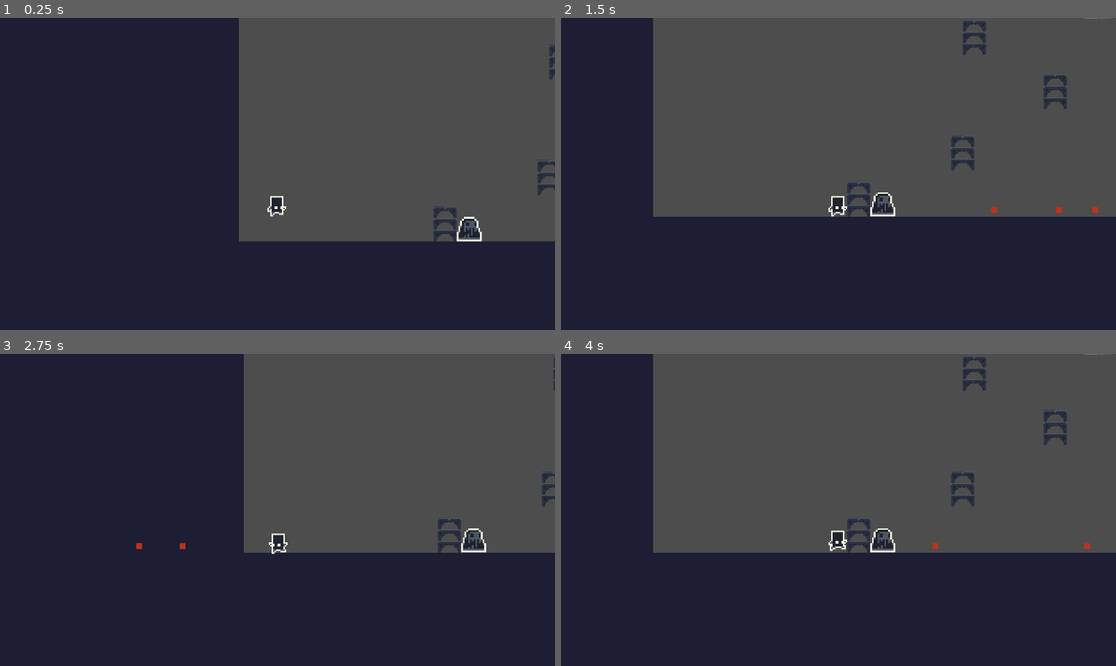
Above: before the commit, frames 1-4 (two rows, left to right).
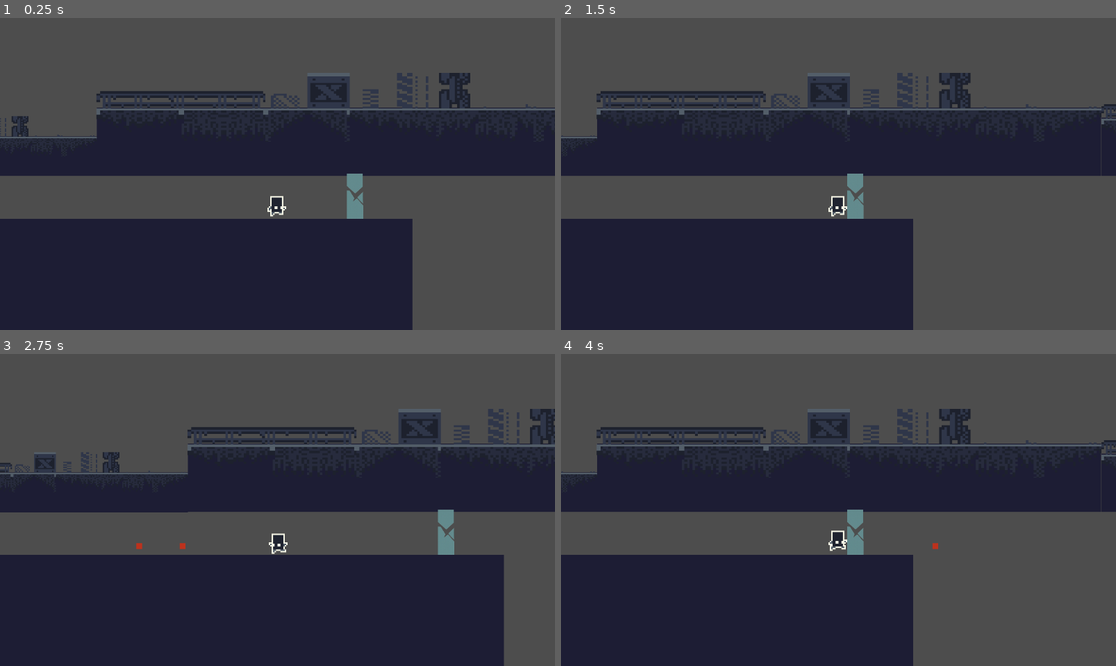
Above: after the commit, the same moments.

Repository: Varreaux/W3Game
Game: Godot game, scene res://main.tscn
Same seed, same stepped clock (60 frames per second), same inputs: the game is played once before the commit and once after it.
Inputs:
- Up to frame 1 (0.25 s): no input
- Up to frame 2 (1.5 s): tap Enter (ui_accept) at 0.5, 0.77, 1.07 s; hold Right (ui_right) from 0.53 s (still down); tap Space (ui_select) at 0.6 s; tap T (toggle_weapon, bound only after the commit) at 0.8, 1.35 s
- Up to frame 3 (2.75 s): tap Enter (ui_accept) at 1.52, 1.55, 1.82, 2.1 s; release Right (ui_right) at 2.03 s; hold Left (ui_left) from 2.03 s (still down); tap Space (ui_select) at 2.3 s
- Up to frame 4 (4 s): release Left (ui_left) at 2.78 s; hold Right (ui_right) from 2.78 s (still down); tap Space (ui_select) at 2.85 s; tap Enter (ui_accept) at 3.02, 3.32, 3.77, 3.8 s; tap T (toggle_weapon, bound only after the commit) at 3.05, 3.6 s

The runs differ from the first frame. In frame 1, 44% of the frame differs, in the area x 0-100%, y 0-100%; in frame 2, 43%; in frame 3, 40%; in frame 4, 43%.

Commit message:
changing weapons and checkpoint

Diff:
--- a/enemy.gd
+++ b/enemy.gd
@@ -37,7 +37,7 @@
 func _on_hurtbox_body_entered(body: Node2D) -> void:
 	print("Entered by:", body.name)
 	if body.name == "Player":
-		print("you died")
+		body.die()
 
 
 
--- a/gun.gd
+++ b/gun.gd
@@ -14,5 +14,6 @@
 
 func _on_body_entered(body: Node2D) -> void:
 	if body.name == "Player":
+		body.current_weapon = body.Weapon.GUN
 		body.has_gun = true
 		queue_free()  # Remove the gun from the scene
--- /dev/null
+++ b/main.gd
@@ -0,0 +1,21 @@
+extends Node2D
+
+
+# Called when the node enters the scene tree for the first time.
+func _ready() -> void:
+	pass # Replace with function body.
+
+
+# Called every frame. 'delta' is the elapsed time since the previous frame.
+func _process(delta: float) -> void:
+	pass
+
+#var spawn_position: Vector2z
+
+func _on_checkpoint_body_entered(body: Node2D) -> void:
+	if body.name == "Player":
+		body.spawn_position = body.global_position
+		$CheckpointLabel.visible = true
+		await get_tree().create_timer(2.0).timeout  # waits 2 seconds
+		$CheckpointLabel.visible = false
+		print("Checkpoint reached!")
--- a/main.tscn
+++ b/main.tscn
@@ -1,6 +1,7 @@
-[gd_scene load_steps=15 format=3 uid="uid://wwbqbws515pt"]
+[gd_scene load_steps=17 format=3 uid="uid://wwbqbws515pt"]
 
 [ext_resource type="PackedScene" uid="uid://cq2cov84cq0s1" path="res://player.tscn" id="1_3pe8w"]
+[ext_resource type="Script" path="res://main.gd" id="1_46qwt"]
 [ext_resource type="PackedScene" uid="uid://dcst2x8q5jyg2" path="res://breakable_door.tscn" id="2_12cy2"]
 [ext_resource type="PackedScene" uid="uid://b788vxeh7ug22" path="res://regular_wall.tscn" id="4_3ijgk"]
 [ext_resource type="PackedScene" uid="uid://c6lhuspcu3v85" path="res://gun.tscn" id="4_aheta"]
@@ -27,7 +28,11 @@
 [sub_resource type="RectangleShape2D" id="RectangleShape2D_t213a"]
 size = Vector2(27, 779)
 
+[sub_resource type="CircleShape2D" id="CircleShape2D_8hara"]
+radius = 17.8885
+
 [node name="main" type="Node2D"]
+script = ExtResource("1_46qwt")
 
 [node name="floor" type="StaticBody2D" parent="."]
 
@@ -181,7 +186,7 @@
 metadata/_edit_use_anchors_ = true
 
 [node name="Player" parent="." instance=ExtResource("1_3pe8w")]
-position = Vector2(1272, 816)
+position = Vector2(1032, 80)
 
 [node name="gun" parent="." instance=ExtResource("4_aheta")]
 position = Vector2(1848, 568)
@@ -233,6 +238,9 @@
 [node name="box_stand5" parent="all boxes" instance=ExtResource("6_hitre")]
 position = Vector2(440, 592)
 
+[node name="box_stand6" parent="all boxes" instance=ExtResource("6_hitre")]
+position = Vector2(624, 552)
+
 [node name="Control" type="Control" parent="."]
 layout_mode = 3
 anchors_preset = 0
@@ -240,12 +248,28 @@
 offset_bottom = 40.0
 
 [node name="breakable_door" parent="Control" instance=ExtResource("2_12cy2")]
-position = Vector2(1192, 56)
+position = Vector2(1128, 56)
 
 [node name="breakable_door2" parent="Control" instance=ExtResource("2_12cy2")]
-position = Vector2(1880, 599)
-rotation = 1.5682
+position = Vector2(1808, 528)
+rotation = 0.00156689
 
 [node name="enemy" parent="." instance=ExtResource("8_leuy2")]
 position = Vector2(1552, 875)
 scale = Vector2(2.47663, 2.59741)
+
+[node name="checkpoint" type="Area2D" parent="."]
+
+[node name="CollisionShape2D" type="CollisionShape2D" parent="checkpoint"]
+position = Vector2(1192, 96)
+shape = SubResource("CircleShape2D_8hara")
+
+[node name="CheckpointLabel" type="Label" parent="."]
+visible = false
+offset_left = 1232.0
+offset_top = 72.0
+offset_right = 1394.0
+offset_bottom = 95.0
+text = "Checkpoint Reached!"
+
+[connection signal="body_entered" from="checkpoint" to="." method="_on_checkpoint_body_entered"]
--- a/player.gd
+++ b/player.gd
@@ -9,12 +9,21 @@
 var has_gun := true
 var has_sword := true
 
+enum Weapon { NONE, GUN, SWORD }
+var current_weapon = Weapon.NONE
+
 # Get the gravity from the project settings to be synced with RigidBody nodes.
 var gravity: int = ProjectSettings.get_setting("physics/2d/default_gravity")
 var facing_dir := Vector2.RIGHT  # Default direction
+var spawn_position := Vector2.ZERO
+
+func _ready():
+	spawn_position = global_position
 
 func die():
 	print("dead!")
+	global_position = spawn_position
+	velocity = Vector2.ZERO  # Stop movement
 
 func _physics_process(delta: float) -> void:
 	# Add the gravity.
@@ -47,13 +56,23 @@
 		facing_dir = Vector2.LEFT
 		get_node("AnimatedSprite2D").flip_h = true
 
-	if has_gun and Input.is_action_just_pressed("ui_accept"):  # space key by default
+
+	if Input.is_action_just_pressed("toggle_weapon"):
+		if has_gun and has_sword:
+			current_weapon = Weapon.GUN if current_weapon == Weapon.SWORD else Weapon.SWORD
+			#print("Switched to:", current_weapon == Weapon.GUN ? "Gun" : "Sword")
+		elif has_gun:
+			current_weapon = Weapon.GUN
+		elif has_sword:
+			current_weapon = Weapon.SWORD
+
+	if current_weapon == Weapon.GUN and Input.is_action_just_pressed("ui_accept"):  # space key by default
 		var bullet = bullet_scene.instantiate()
 		bullet.global_position = global_position
 		bullet.direction = facing_dir.normalized()
 		get_tree().current_scene.add_child(bullet)
 
-	if has_sword and Input.is_action_just_pressed("ui_select"):  # Example: Z key
+	if current_weapon == Weapon.SWORD and Input.is_action_just_pressed("ui_select"):  # Example: Z key
 		if sword_scene:
 			var sword = sword_scene.instantiate()
 			if facing_dir.x < 0:
--- a/project.godot
+++ b/project.godot
@@ -15,6 +15,14 @@
 config/features=PackedStringArray("4.2", "GL Compatibility")
 config/icon="res://icon.svg"
 
+[input]
+
+toggle_weapon={
+"deadzone": 0.5,
+"events": [Object(InputEventKey,"resource_local_to_scene":false,"resource_name":"","device":-1,"window_id":0,"alt_pressed":false,"shift_pressed":false,"ctrl_pressed":false,"meta_pressed":false,"pressed":false,"keycode":0,"physical_keycode":84,"key_label":0,"unicode":116,"echo":false,"script":null)
+]
+}
+
 [rendering]
 
 renderer/rendering_method="gl_compatibility"
--- a/sword_icon.gd
+++ b/sword_icon.gd
@@ -22,5 +22,6 @@
 
 func _on_body_entered(body: Node2D) -> void:
 	if body.name == "Player":
+		body.current_weapon = body.Weapon.SWORD
 		body.has_sword = true
 		queue_free()  # Remove the gun from the scene
